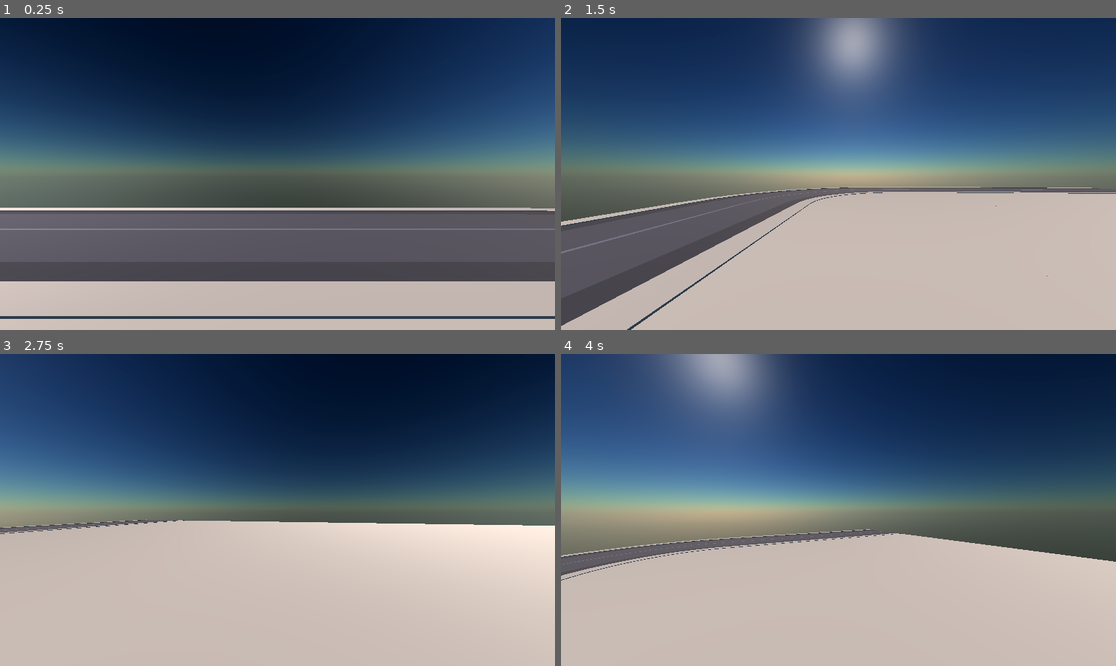
Above: before the commit, frames 1-4 (two rows, left to right).
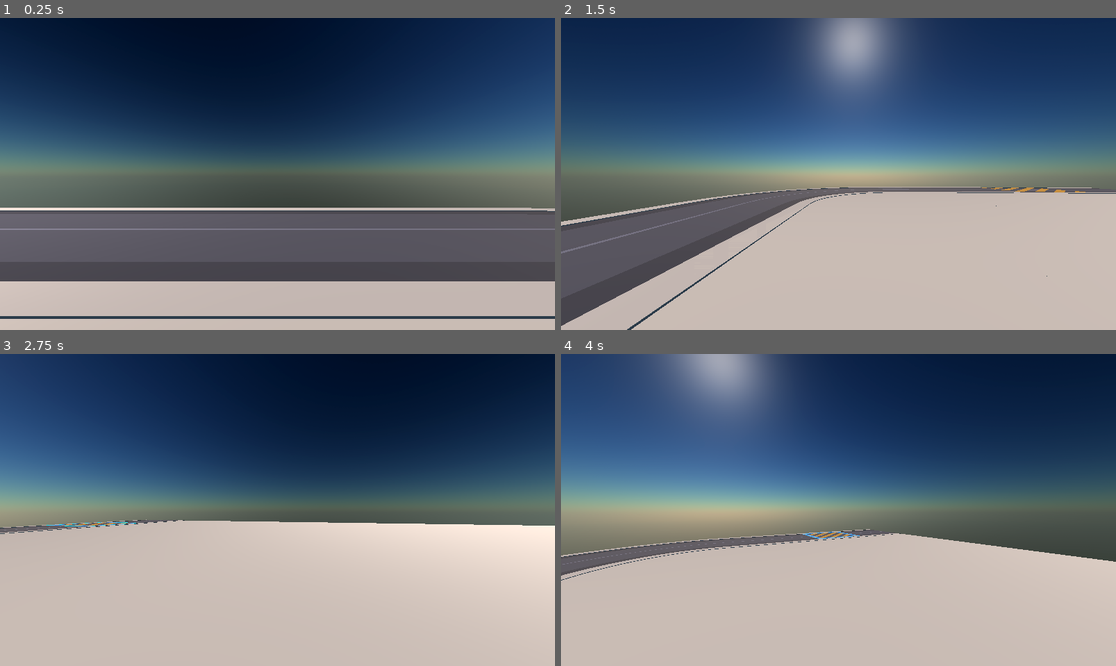
Above: after the commit, the same moments.

Repository: redru/very-normal-city
Game: Godot game, scene res://scenes/level.tscn
Same seed, same stepped clock (60 frames per second), same inputs: the game is played once before the commit and once after it.
Inputs (mouse positions are in pixels of both pictures, inside the frame that each line leads up to):
- Up to frame 1 (0.25 s): no input
- Up to frame 2 (1.5 s): tap Enter at 0.5 s; move the mouse to (960, 158) at 0.52 s; hold D (move_right) 0.53-1.28 s; click (960, 158) at 0.67 s; tap Space (jump) at 0.77 s; move the mouse to (727, 189) at 1.27 s; hold S (move_backward) from 1.28 s (still down)
- Up to frame 3 (2.75 s): tap Space (jump) at 1.52 s; move the mouse to (333, 441) at 2.02 s; release S (move_backward) at 2.03 s; hold D (move_right) from 2.03 s (still down)
- Up to frame 4 (4 s): move the mouse to (810, 572) at 2.77 s; release D (move_right) at 2.78 s; hold W (move_forward) 2.78-3.53 s; click (810, 572) at 2.92 s; tap Space (jump) at 3.02, 3.77 s; move the mouse to (1005, 556) at 3.52 s; hold A (move_left) from 3.53 s (still down)

The runs differ from the first frame. In frame 1, less than 0.1% of the frame differs, in the area x 95-99%, y 60-63%; in frame 2, less than 0.1%; in frame 3, less than 0.1%; in frame 4, 0.1%, in the area x 43-54%, y 57-60%.

Commit message:
Add first quest

Diff:
--- a/project.godot
+++ b/project.godot
@@ -14,6 +14,10 @@
 run/main_scene="uid://bg6nf8s5nx5d7"
 config/features=PackedStringArray("4.4", "Forward Plus")
 config/icon="res://icon.svg"
+
+[autoload]
+
+QuestManager="*res://quests/quest_manager.gd"
 
 [input]
 
@@ -48,6 +52,12 @@
 ]
 }
 
+[layer_names]
+
+3d_physics/layer_1="Environment"
+3d_physics/layer_2="Player"
+3d_physics/layer_9="Quests"
+
 [rendering]
 
 renderer/rendering_method="gl_compatibility"
--- /dev/null
+++ b/quests/quest_manager.gd
@@ -0,0 +1,36 @@
+extends Node
+
+const quests_dir = "res://quests/resources/"
+var quests = {}
+
+func _ready():
+	quests = load_quests()
+
+func load_quests():
+	var dir := DirAccess.open(quests_dir)
+
+	if dir:
+		dir.list_dir_begin()
+
+		var file_name = dir.get_next()
+
+		while file_name != "":
+			if file_name.ends_with(".tres"):
+				var quest = load(quests_dir + file_name)
+
+				if quest:
+					quests[quest.quest_id] = quest
+					print("Loaded quest:", quest)
+
+			file_name = dir.get_next()
+
+		dir.list_dir_end()
+
+	return quests
+
+func get_quest(quest_id: int):
+	return quests[quest_id]
+
+func complete_quest(quest_id: int):
+	quests[quest_id].is_completed = true
+	print("Quest completed:", quest_id)
--- /dev/null
+++ b/quests/quest_resource.gd
@@ -0,0 +1,8 @@
+extends Resource
+class_name QuestResource
+
+@export var quest_id: int
+@export var quest_name: String = "Quest " + str(quest_id)
+@export var description: String = "<placeholder>"
+@export var is_completed: bool = false
+@export var active: bool = false
--- /dev/null
+++ b/quests/resources/quest_0.tres
@@ -0,0 +1,11 @@
+[gd_resource type="Resource" script_class="QuestResource" load_steps=2 format=3 uid="uid://c01dsw108dv7s"]
+
+[ext_resource type="Script" uid="uid://btkls0uxwkura" path="res://quests/quest_resource.gd" id="1_wnp31"]
+
+[resource]
+script = ExtResource("1_wnp31")
+quest_id = 0
+quest_name = "Enter begin area"
+description = "Enter the highlighted area to complete the training"
+is_completed = false
+active = true
--- /dev/null
+++ b/quests/resources/quest_1.tres
@@ -0,0 +1,11 @@
+[gd_resource type="Resource" script_class="QuestResource" load_steps=2 format=3 uid="uid://bmr10t2tb4nay"]
+
+[ext_resource type="Script" uid="uid://btkls0uxwkura" path="res://quests/quest_resource.gd" id="1_wnp31"]
+
+[resource]
+script = ExtResource("1_wnp31")
+quest_id = 0
+quest_name = "Enter begin area"
+description = "Enter the highlighted area to complete the training"
+is_completed = false
+active = true
--- a/scenes/characters/player.tscn
+++ b/scenes/characters/player.tscn
@@ -28,6 +28,8 @@
 node_connections = [&"blend", 0, &"Idle", &"blend", 1, &"Walk", &"output", 0, &"blend"]
 
 [node name="Player" instance=ExtResource("1_rp718")]
+collision_layer = 2
+collision_mask = 257
 axis_lock_angular_x = true
 axis_lock_angular_z = true
 script = ExtResource("2_yewv4")
@@ -41,10 +43,10 @@
 script = ExtResource("3_atpat")
 
 [node name="Skeleton3D" parent="character-male-a" index="0"]
-bones/3/rotation = Quaternion(0.0109671, 0, 0, 0.99994)
-bones/4/rotation = Quaternion(0, 0, -0.352084, 0.935968)
-bones/5/rotation = Quaternion(0, 0, 0.352084, 0.935968)
-bones/6/rotation = Quaternion(0, -0.0109671, 0, 0.99994)
+bones/3/rotation = Quaternion(0.00102139, 0, 0, 0.999999)
+bones/4/rotation = Quaternion(0, 0, -0.379851, 0.925048)
+bones/5/rotation = Quaternion(0, 0, 0.379851, 0.925048)
+bones/6/rotation = Quaternion(0, -0.00102139, 0, 0.999999)
 
 [node name="head-mesh" parent="character-male-a/Skeleton3D" index="1"]
 visible = false
--- a/scenes/level.tscn
+++ b/scenes/level.tscn
@@ -6,6 +6,7 @@
 [ext_resource type="PackedScene" uid="uid://hxcv1vxg0h3n" path="res://assets/kenney_city-kit-roads/road-straight.glb" id="4_mx8sn"]
 [ext_resource type="PackedScene" uid="uid://bs6hif4xifcr7" path="res://assets/kenney_city-kit-roads/tile-low.glb" id="6_2r41h"]
 [ext_resource type="PackedScene" uid="uid://cw12tqtbhq63r" path="res://scenes/characters/player.tscn" id="6_klq6b"]
+[ext_resource type="PackedScene" uid="uid://ww50x2hyyr6g" path="res://scenes/training_area/training_area.tscn" id="7_klq6b"]
 
 [sub_resource type="ShaderMaterial" id="ShaderMaterial_w8frs"]
 shader = ExtResource("1_w7c3h")
@@ -183,4 +184,7 @@
 transform = Transform3D(1, 0, 0, 0, 1, 0, 0, 0, 1, -4, 0, -6)
 
 [node name="Player" parent="." instance=ExtResource("6_klq6b")]
-transform = Transform3D(-4.37114e-08, 0, 1, 0, 1, 0, -1, 0, -4.37114e-08, -2, 0.335762, -2)
+transform = Transform3D(-4.37114e-08, 0, 1, 0, 1, 0, -1, 0, -4.37114e-08, -2, 0.0214398, -2)
+
+[node name="TrainingArea" parent="." instance=ExtResource("7_klq6b")]
+transform = Transform3D(1, 0, 0, 0, 1, 0, 0, 0, 1, -7.96157, 0.0249192, 5.0027)
--- /dev/null
+++ b/scenes/training_area/training_area.gd
@@ -0,0 +1,15 @@
+extends Area3D
+
+const quest_id: int = 0
+
+@onready var shape = $CollisionShape3D
+@onready var mesh = $MeshInstance3D
+
+func _ready() -> void:
+	pass
+
+func _on_body_entered(body: Node3D) -> void:
+	if body.name == "Player":
+		visible = false
+		shape.set_deferred("disabled", true)
+		QuestManager.complete_quest(quest_id)
--- /dev/null
+++ b/scenes/training_area/training_area.gdshader
@@ -0,0 +1,43 @@
+shader_type spatial;
+
+render_mode diffuse_lambert, specular_schlick_ggx, vertex_lighting, shadows_disabled, ambient_light_disabled, unshaded, cull_disabled, depth_draw_opaque, depth_test_disabled, blend_mix;
+
+uniform float border_width : hint_range(0.0, 0.5, 0.01) = 0.02;
+uniform float blink_speed : hint_range(0.1, 10.0, 0.1) = 1.0;
+uniform vec3 border_color : source_color = vec3(0.0, 0.5, 1.0);
+uniform float border_intensity : hint_range(1.0, 5.0, 0.1) = 2.0;
+
+varying vec2 uv_coords;
+
+void vertex() {
+	uv_coords = UV;
+}
+
+void fragment() {
+	// Get distance from edges
+	float dist_left = uv_coords.x;
+	float dist_right = 1.0 - uv_coords.x;
+	float dist_top = uv_coords.y;
+	float dist_bottom = 1.0 - uv_coords.y;
+
+	// Find minimum distance to any edge
+	float min_dist = min(min(dist_left, dist_right), min(dist_top, dist_bottom));
+
+	// Create border mask
+	float border_mask = 1.0 - smoothstep(0.0, border_width, min_dist);
+
+	// Create blinking effect
+	float blink = 0.5 + 0.5 * sin(mod(TIME * blink_speed * TAU, TAU)); // Oscillates between 0 and 1
+
+	// Apply blinking to border
+	float final_border = border_mask * blink;
+
+	// Set color
+	ALBEDO = border_color * border_intensity;
+	ALPHA = final_border;
+
+	// Make sure we have proper transparency
+	if (ALPHA < 0.01) {
+		discard;
+	}
+}
--- /dev/null
+++ b/scenes/training_area/training_area.tscn
@@ -0,0 +1,36 @@
+[gd_scene load_steps=7 format=3 uid="uid://ww50x2hyyr6g"]
+
+[ext_resource type="Script" uid="uid://dsb605xu2uj2i" path="res://scenes/training_area/training_area.gd" id="1_5guir"]
+[ext_resource type="Shader" uid="uid://daw1ip13qpl24" path="res://scenes/training_area/training_area.gdshader" id="2_jqqnj"]
+[ext_resource type="PackedScene" uid="uid://d0ouuii7qc513" path="res://assets/kenney_prototype-kit/indicator-special-lines.glb" id="3_nvy62"]
+
+[sub_resource type="BoxShape3D" id="BoxShape3D_5guir"]
+
+[sub_resource type="PlaneMesh" id="PlaneMesh_5guir"]
+
+[sub_resource type="ShaderMaterial" id="ShaderMaterial_rvii1"]
+render_priority = 0
+shader = ExtResource("2_jqqnj")
+shader_parameter/border_width = 0.15
+shader_parameter/blink_speed = 0.5
+shader_parameter/border_color = Color(0, 0.5, 1, 1)
+shader_parameter/border_intensity = 2.0
+
+[node name="TrainingArea" type="Area3D"]
+collision_layer = 0
+collision_mask = 2
+monitorable = false
+script = ExtResource("1_5guir")
+
+[node name="CollisionShape3D" type="CollisionShape3D" parent="."]
+transform = Transform3D(2, 0, 0, 0, 2, 0, 0, 0, 2, 0, 1, 0)
+shape = SubResource("BoxShape3D_5guir")
+
+[node name="MeshInstance3D" type="MeshInstance3D" parent="."]
+mesh = SubResource("PlaneMesh_5guir")
+surface_material_override/0 = SubResource("ShaderMaterial_rvii1")
+
+[node name="indicator-special-lines2" parent="." instance=ExtResource("3_nvy62")]
+transform = Transform3D(2, 0, 0, 0, 1, 0, 0, 0, 2, 0, 0, 0)
+
+[connection signal="body_entered" from="." to="." method="_on_body_entered"]
Binary file added: assets/kenney_prototype-kit/Textures/colormap.png
Not shown, added: assets/kenney_prototype-kit/Textures/colormap.png.import
Binary file added: assets/kenney_prototype-kit/animal-bison.glb
Not shown, added: assets/kenney_prototype-kit/animal-bison.glb.import
Binary file added: assets/kenney_prototype-kit/animal-dog.glb
Not shown, added: assets/kenney_prototype-kit/animal-dog.glb.import
Binary file added: assets/kenney_prototype-kit/animal-horse.glb
Not shown, added: assets/kenney_prototype-kit/animal-horse.glb.import
Binary file added: assets/kenney_prototype-kit/button-floor-round-small.glb
Not shown, added: assets/kenney_prototype-kit/button-floor-round-small.glb.import
Binary file added: assets/kenney_prototype-kit/button-floor-round.glb
Not shown, added: assets/kenney_prototype-kit/button-floor-round.glb.import
(and 285 more such lines)
